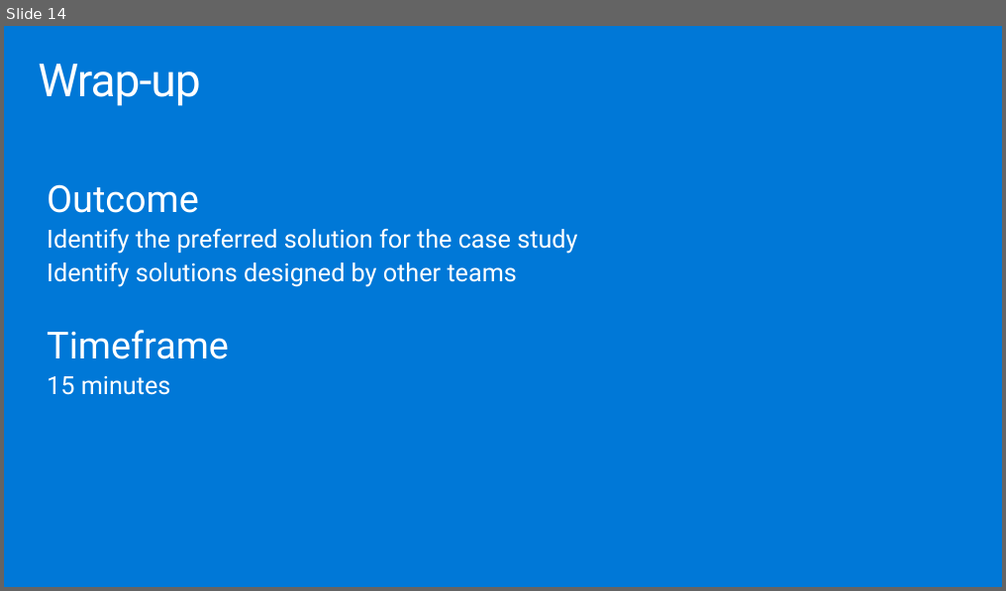
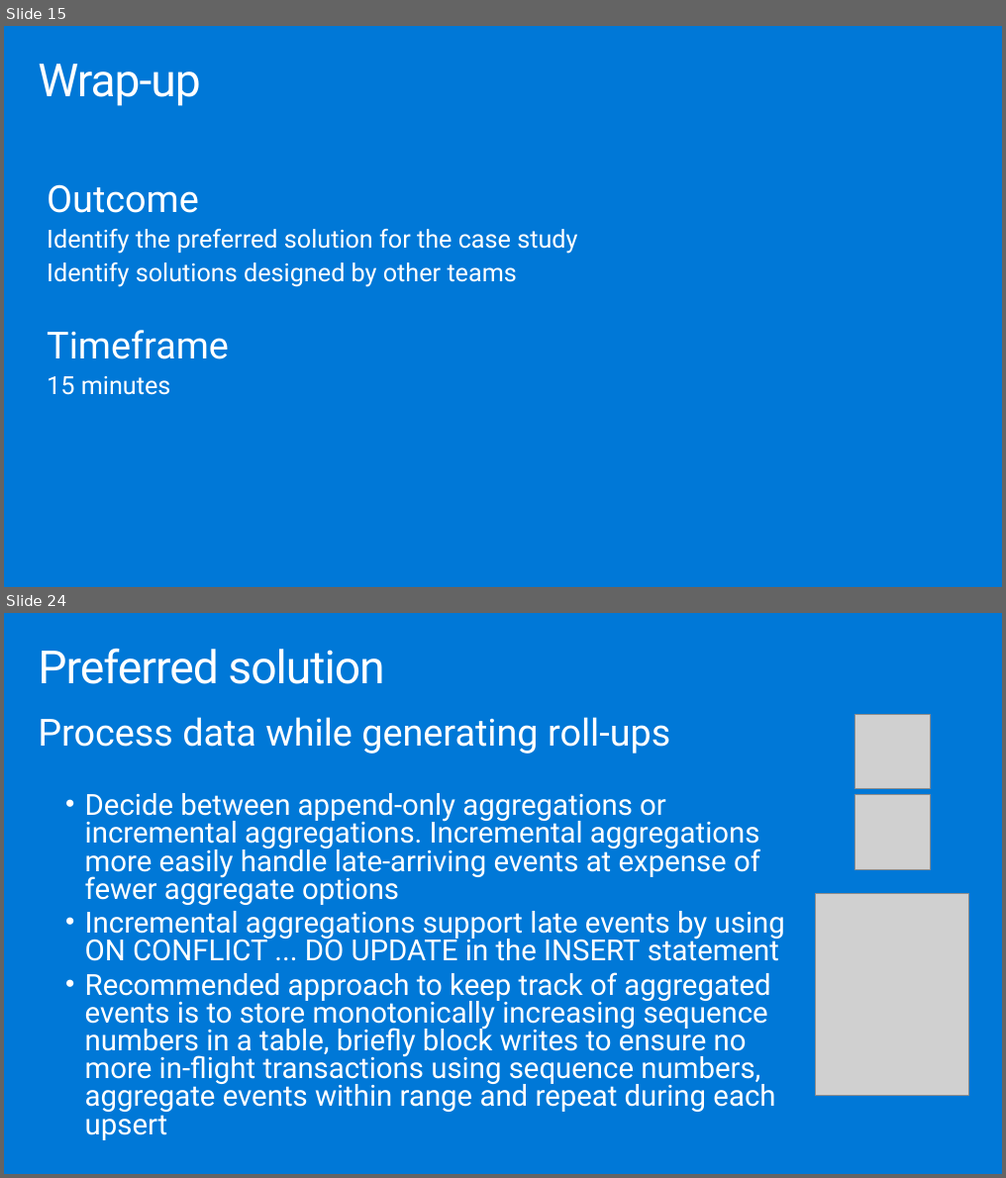
Before and after one commit to solliancenet/MCW-Managed-open-source-databases-on-Azure, a slide deck: Whiteboard design session/WDS trainer presentation - Managed open source databases on Azure.pptx. Shown one above the other, each under a label of ours: slide 14 before the commit, slides 15 and 24 after it; the slides between them are not shown. The pictures are 1006x591 and 1006x1178 pixels, drawn with LibreOffice and Linux fonts; fonts in the diff are those of the drawing; grey boxes stand for pictures. Boxes give left, top, right and bottom in pixels: in the first picture for what was removed or moved away, otherwise in the second. Text is boxed around its words. In the diff, an @@ line names an element or a change of style, - is before the commit and + after.

Commit message:
Updated presentation

```diff
--- a/Whiteboard design session/WDS trainer presentation - Managed open source databases on Azure.pptx
+++ b/Whiteboard design session/WDS trainer presentation - Managed open source databases on Azure.pptx
@@ slide 24 added at (4,613,1002,1174), background #0078D7 @@
@@ title added at (38,648,384,684), 44.1 pt, text #FFFFFF @@
+Preferred solution
@@ text added at (38,717,785,1141), 28 pt, text #FFFFFF @@
+Process data while generating roll-ups
+  • Decide between append-only aggregations or incremental aggregations. Incremental aggregations more easily handle late-arriving events at expense of fewer aggregate options
+  • Incremental aggregations support late events by using ON CONFLICT ... DO UPDATE in the INSERT statement
+  • Recommended approach to keep track of aggregated events is to store monotonically increasing sequence numbers in a table, briefly block writes to ensure no more in-flight transactions using sequence numbers, aggregate events within range and repeat during each upsert
@@ picture added at (855,714,930,789) @@
@@ picture added at (855,795,930,869) @@
@@ picture added at (816,894,969,1095) @@
@@ what was slide 14 is now slide 15 @@
```
Also in this commit, not shown: 23 other slides added, 16 slides removed, 1 other file.
